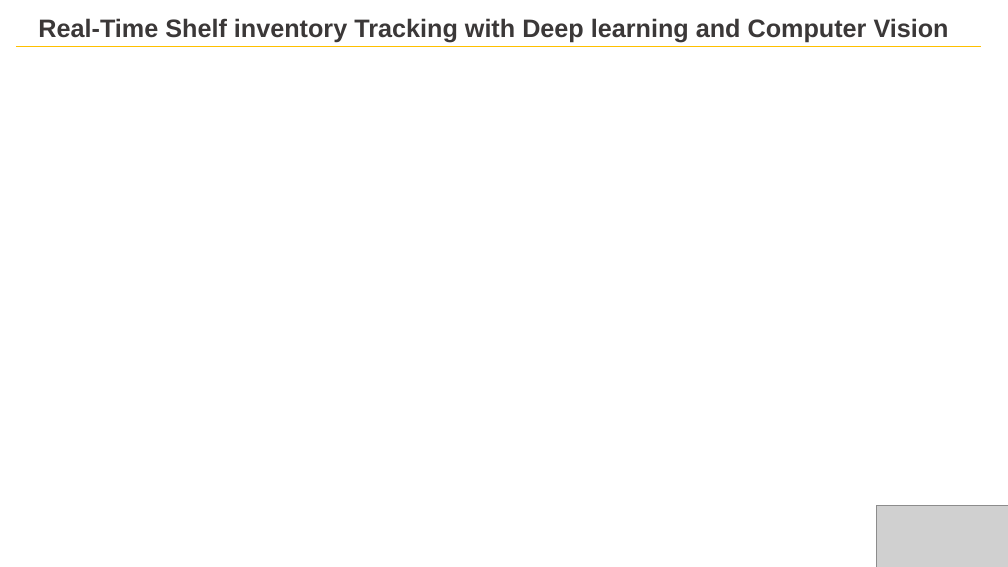
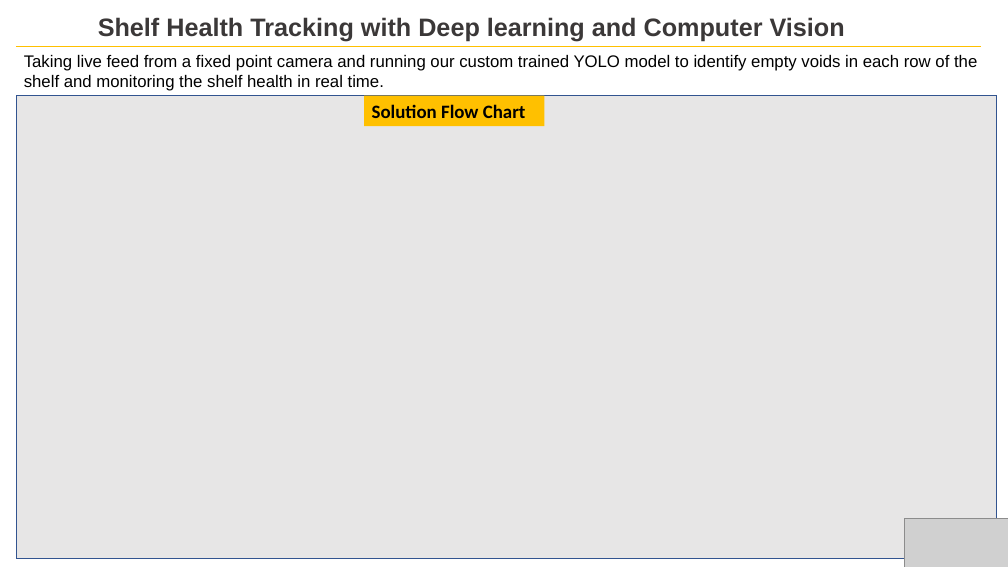
Before and after one commit to ankitnamdeo34/hackerearth_p-g, a slide deck: slide 2 of real_time_shelf_tracking/void_detect/P_n_G.pptx (slide 3 before the commit). Drawn at 1008x567 pixels with LibreOffice and Linux fonts; fonts in the diff are those of the drawing; grey boxes stand for pictures. Boxes give left, top, right and bottom in pixels: in the first picture for what was removed or moved away, otherwise in the second. Text is boxed around its words. In the diff, an @@ line names an element or a change of style, - is before the commit and + after.

```diff
--- a/real_time_shelf_tracking/void_detect/P_n_G.pptx
+++ b/real_time_shelf_tracking/void_detect/P_n_G.pptx
@@ text at (x1=98, y1=17, x2=845, y2=42): text changed @@
-Real-Time Shelf inventory Tracking with Deep learning and Computer Vision
+Shelf Health Tracking with Deep learning and Computer Vision
@@ text added at (x1=24, y1=55, x2=977, y2=91), 16 pt, text #000000 @@
+Taking live feed from a fixed point camera and running our custom trained YOLO model to identify empty voids in each row of the shelf and monitoring the shelf health in real time.
@@ rectangle added at (x1=16, y1=96, x2=997, y2=560), fill #E7E6E6, outline #325491 1 pt @@
@@ rectangle added at (x1=364, y1=96, x2=544, y2=126), fill #FFC000, 18 pt, text #000000, bold @@
+Solution Flow Chart
@@ picture resized from (x1=876, y1=506, x2=1008, y2=567) to (x1=905, y1=519, x2=1008, y2=567) @@
```
Also in this commit, not shown: 2 other slides changed, 2 slides added, 1 slide removed.
